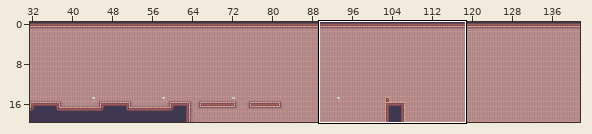
Tiled map -- pixelholdersPlatformer/assets/level2.tmx. Above: a wide view before the commit, with the close-up outlined.
Close-up. First the earlier version:
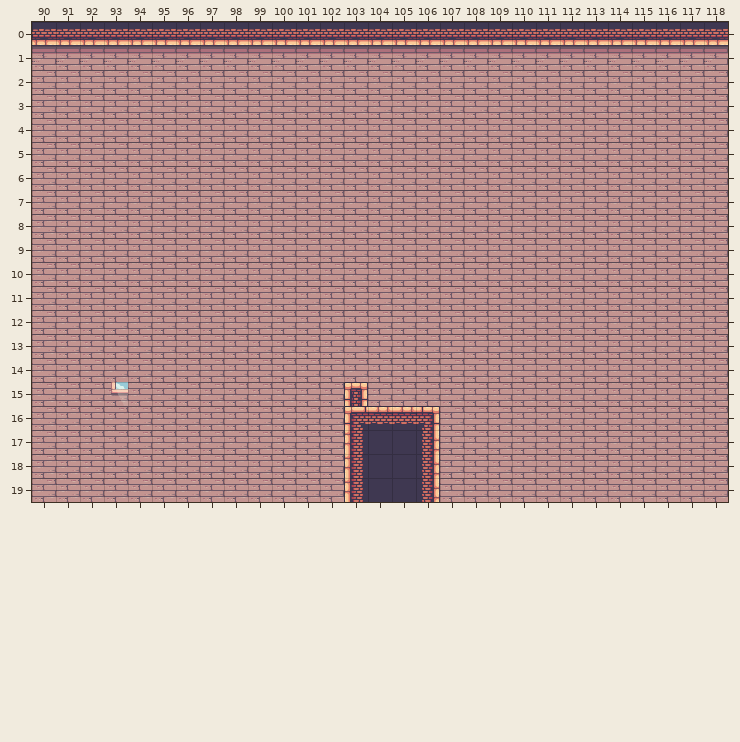
Cells are 32x32 px. Shown: x 90..118, y 0..19. The commit also changed other parts of the map, which this record leaves out.
After:
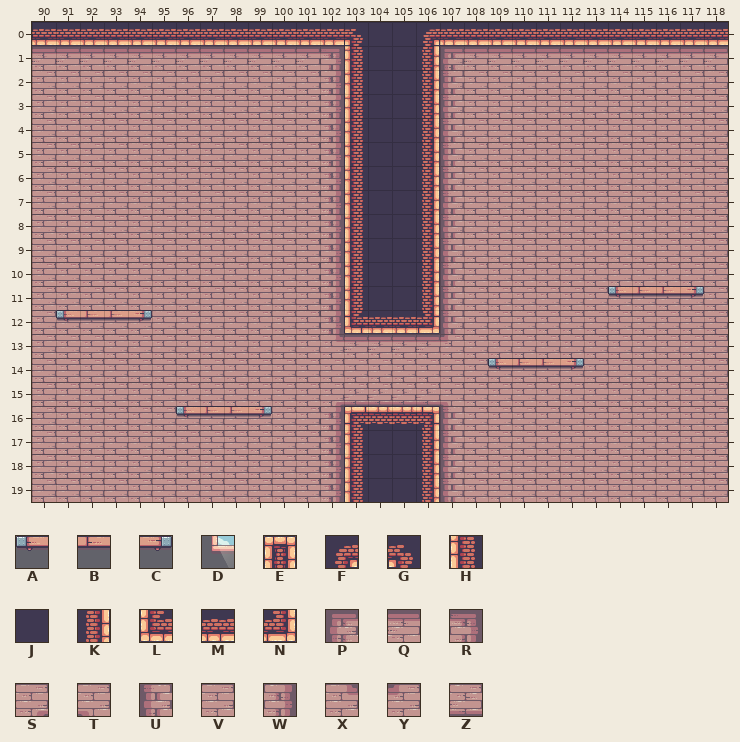
Key: from "decorations": A 16, B 17, C 18, D 30; from "terrain": E 24, F 26, G 27, H 39, J 40, K 41, L 58, M 59, N 60, P 134, Q 135, R 136, S 140, T 141, U 153, V 154, W 155, X 159, Y 160, Z 173.
_ is an empty cell, . an unchanged one.
The edit:
--- layer "Environment"
@@ x 102..107 @@
- 0 .MMMM.
- 1 QQQQQQ
- 2 VVVVVV
- 3 VVVVVV
- 4 VVVVVV
- 5 VVVVVV
- 6 VVVVVV
- 7 VVVVVV
- 8 VVVVVV
- 9 VVVVVV
-10 VVVVVV
-11 VVVVVV
-12 VVVVVV
-13 VVVVVV
+ 0 .GJJF.
+ 1 RHJJKP
+ 2 WHJJKU
+ 3 WHJJKU
+ 4 WHJJKU
+ 5 WHJJKU
+ 6 WHJJKU
+ 7 WHJJKU
+ 8 WHJJKU
+ 9 WHJJKU
+10 WHJJKU
+11 WHJJKU
+12 WLMMNU
+13 XQQQQY
@@ x 102..107 @@
-15 VEVVVV
-16 V....V
-17 V....V
-18 V....V
-19 V....V
+15 SZZZZT
+16 W....U
+17 W....U
+18 W....U
+19 W....U
--- layer "Decorations"
@@ x 91..117 @@
-11 .......................____
-12 ____.......................
+11 .......................ABBC
+12 ABBC.......................
@@ x 93..112 @@
-14 ................____
-15 D...................
-16 ...____.............
+14 ................ABBC
+15 _...................
+16 ...ABBC.............
